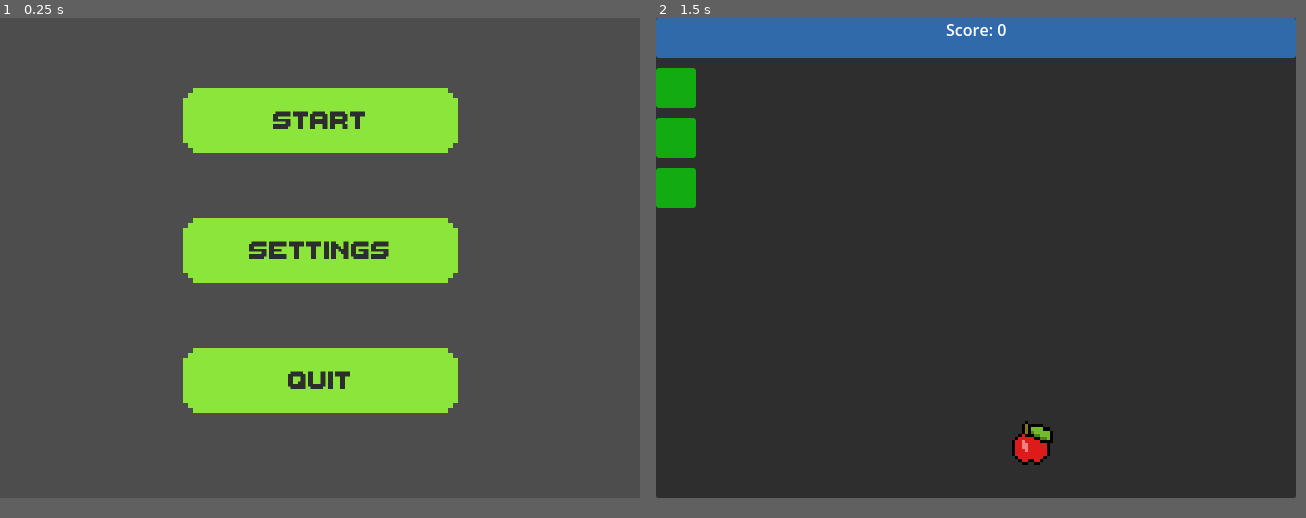
Above: before the commit, frames 1-2 (left to right).
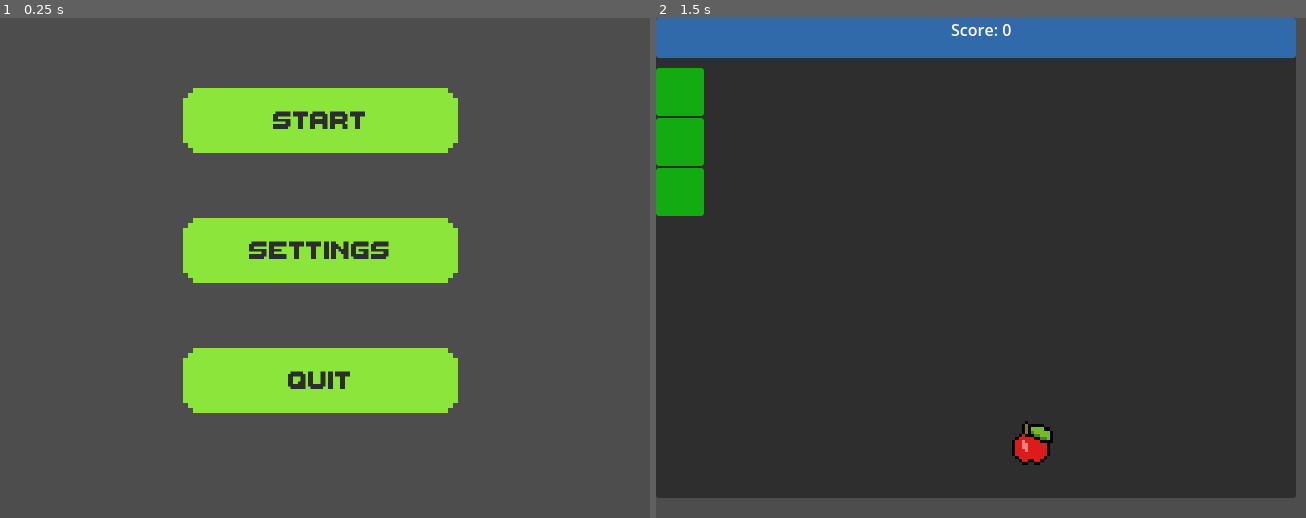
Above: after the commit, the same moments.

Repository: WyattHapper/MACS-Hackathon-2026
Game: Godot game, scene res://MainMenu/main_menu.tscn
Same seed, same stepped clock (60 frames per second), same inputs: the game is played once before the commit and once after it.
Inputs:
- Up to frame 1 (0.25 s): no input
- Up to frame 2 (1.5 s): click "Start" at 0.5 s; tap Enter at 1.25 s; hold D (move_right) from 1.28 s (still down)
The window is 640x480 before the commit and 650x500 after it. Grey fills any space a smaller window leaves; there, only what the larger window draws over its background counts as a difference.

The runs differ from the first frame. In frame 1, only the window size differs. In frame 2, 0.8% of the frame differs, in the area x 0-60%, y 1-89%.

Commit message:
Snake cell changes

Diff:
--- a/hackathon-2026/Apples/apple_regular.tscn
+++ b/hackathon-2026/Apples/apple_regular.tscn
@@ -1,6 +1,6 @@
 [gd_scene format=3 uid="uid://fjvabs66t8xh"]
 
-[ext_resource type="Texture2D" uid="uid://dhww8ftvt1qsp" path="res://apple.png" id="1_7svth"]
+[ext_resource type="Texture2D" uid="uid://dhww8ftvt1qsp" path="res://Apples/apple.png" id="1_7svth"]
 
 [sub_resource type="RectangleShape2D" id="RectangleShape2D_n4ihk"]
 size = Vector2(50, 50)
--- a/hackathon-2026/MainMenu/main_menu.tscn
+++ b/hackathon-2026/MainMenu/main_menu.tscn
@@ -1,7 +1,7 @@
 [gd_scene format=3 uid="uid://lg2sp2qtnpiw"]
 
 [ext_resource type="Script" uid="uid://b6xuggf1ahikr" path="res://MainMenu/main_menu.gd" id="1_nhkf3"]
-[ext_resource type="Theme" uid="uid://256tali8hvkb" path="res://snake_theme.tres" id="2_3w4mj"]
+[ext_resource type="Theme" uid="uid://256tali8hvkb" path="res://Theme/snake_theme.tres" id="2_3w4mj"]
 
 [node name="Main Menu" type="Control" unique_id=1497900963]
 layout_mode = 3
--- a/hackathon-2026/Snake/snake_cell.tscn
+++ b/hackathon-2026/Snake/snake_cell.tscn
@@ -1,10 +1,17 @@
 [gd_scene format=3 uid="uid://sgh4qoygpaqc"]
+
+[sub_resource type="RectangleShape2D" id="RectangleShape2D_mygop"]
+size = Vector2(48, 48)
 
 [node name="SnakeCell" type="Node2D" unique_id=801758434]
 modulate = Color(0, 11.35845, 0, 1)
 
-[node name="Panel" type="Panel" parent="." unique_id=1107111646]
-offset_right = 40.0
-offset_bottom = 40.0
+[node name="Area2D" type="Area2D" parent="." unique_id=1647438759]
 
-[node name="Area2D" type="Area2D" parent="." unique_id=1647438759]
+[node name="Panel" type="Panel" parent="Area2D" unique_id=1107111646]
+offset_right = 48.0
+offset_bottom = 48.0
+
+[node name="CollisionShape2D" type="CollisionShape2D" parent="Area2D" unique_id=1910471029]
+position = Vector2(24, 24)
+shape = SubResource("RectangleShape2D_mygop")
--- a/hackathon-2026/snake_theme.tres
+++ b/hackathon-2026/Theme/snake_theme.tres
@@ -1,6 +1,6 @@
 [gd_resource type="Theme" format=3 uid="uid://256tali8hvkb"]
 
-[ext_resource type="FontFile" uid="uid://k5wwvjtqhctt" path="res://ThaleahFat.ttf" id="1_5af7v"]
+[ext_resource type="FontFile" uid="uid://k5wwvjtqhctt" path="res://Theme/ThaleahFat.ttf" id="1_5af7v"]
 [ext_resource type="Texture2D" uid="uid://b10uw26wv48b3" path="res://MainMenu/button_background.png" id="1_mdf6g"]
 
 [sub_resource type="StyleBoxTexture" id="StyleBoxTexture_jrw53"]
--- a/hackathon-2026/project.godot
+++ b/hackathon-2026/project.godot
@@ -13,12 +13,12 @@
 config/name="Hackathon-2026"
 run/main_scene="uid://lg2sp2qtnpiw"
 config/features=PackedStringArray("4.7", "Forward Plus")
-config/icon="res://icon.svg"
+config/icon="res://Theme/icon.svg"
 
 [display]
 
-window/size/viewport_width=640
-window/size/viewport_height=480
+window/size/viewport_width=650
+window/size/viewport_height=500
 window/stretch/mode="canvas_items"
 window/stretch/aspect="expand"
 
Renamed: hackathon-2026/apple.png -> hackathon-2026/Apples/apple.png
Not shown, changed: hackathon-2026/Apples/apple.png.import
Renamed: hackathon-2026/ThaleahFat.ttf -> hackathon-2026/Theme/ThaleahFat.ttf
Not shown, changed: hackathon-2026/Theme/ThaleahFat.ttf.import
Renamed: hackathon-2026/icon.svg -> hackathon-2026/Theme/icon.svg
Not shown, changed: hackathon-2026/Theme/icon.svg.import
